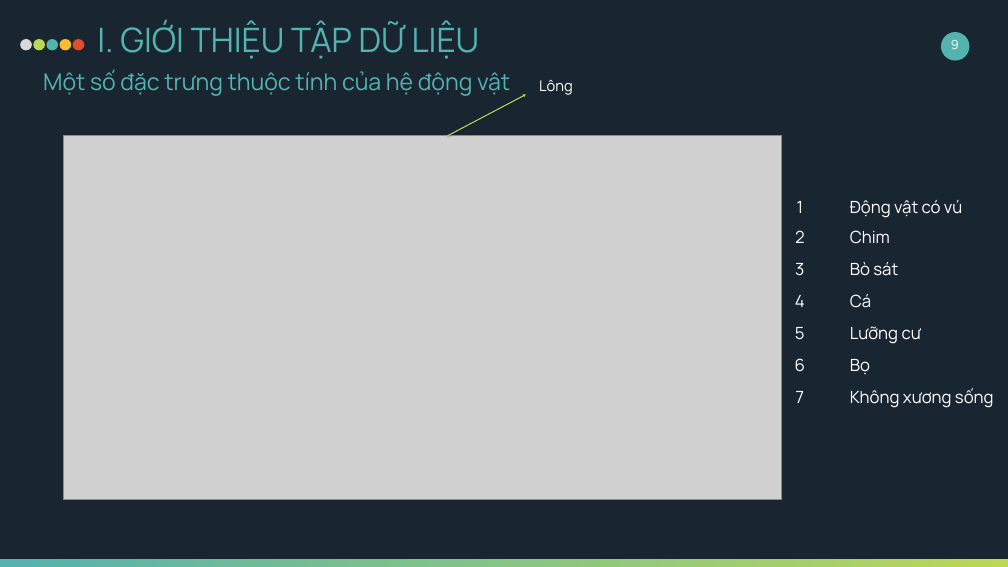
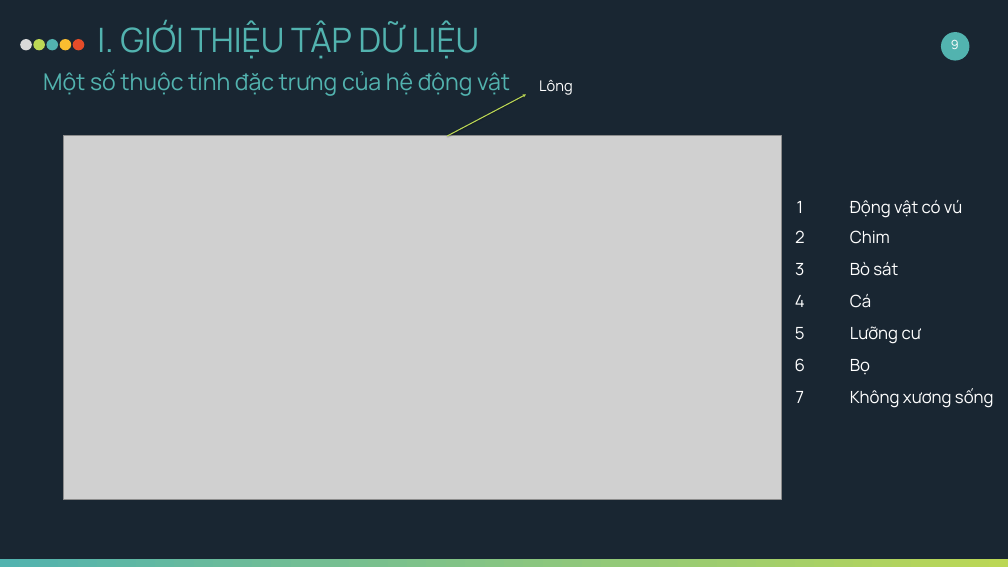
Before and after one commit to tcong51/Advanced-Machine-Learning, a slide deck: slide 9 of project1-useSVM/baocao_zoo.pptx. Drawn at 1008x567 pixels with LibreOffice and Linux fonts; fonts in the diff are those of the drawing; grey boxes stand for pictures. Boxes give left, top, right and bottom in pixels: in the first picture for what was removed or moved away, otherwise in the second. Text is boxed around its words. In the diff, an @@ line names an element or a change of style, - is before the commit and + after.

```diff
--- a/project1-useSVM/baocao_zoo.pptx
+++ b/project1-useSVM/baocao_zoo.pptx
@@ text at (x1=43, y1=69, x2=510, y2=96): text changed @@
-Một số đặc trưng thuộc tính của hệ động vật
+Một số thuộc tính đặc trưng của hệ động vật
```
Also in this commit, not shown: 6 other slides changed, 1 other file.
